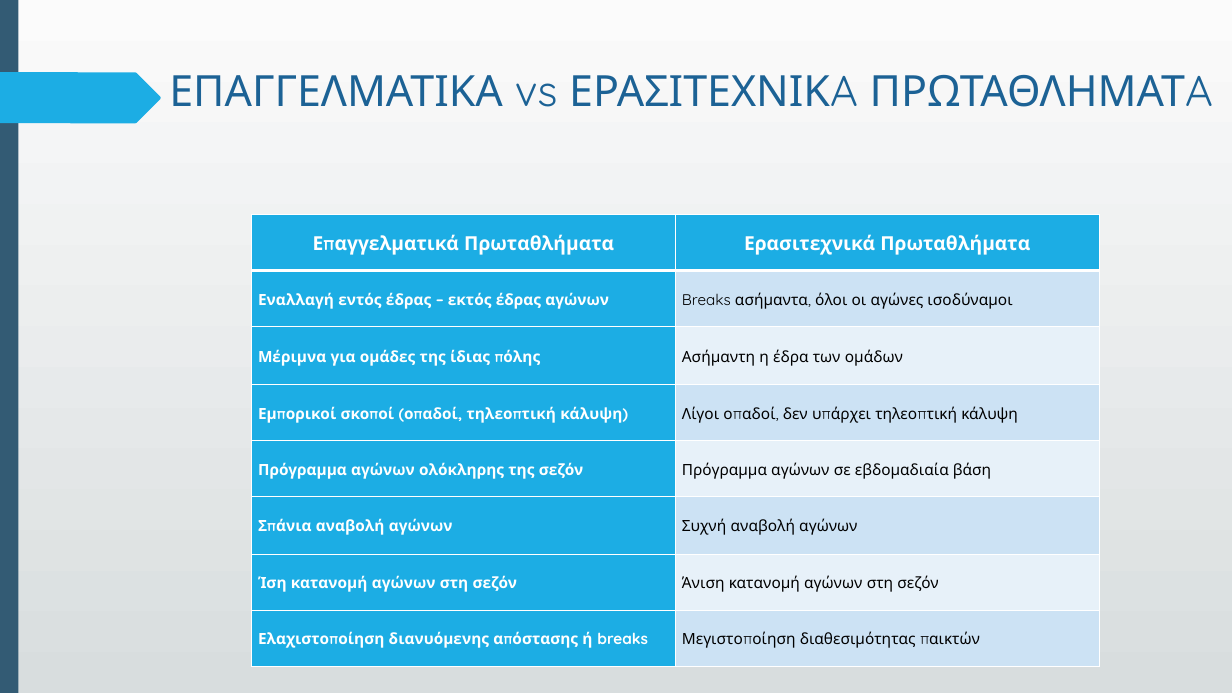
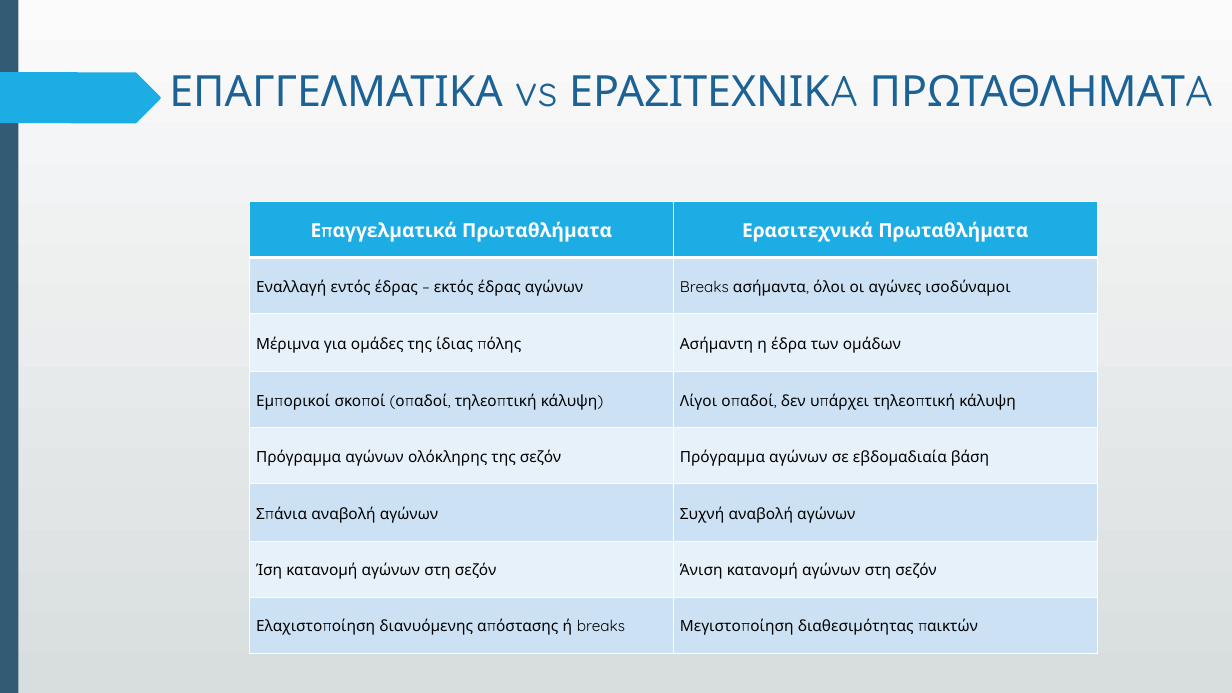
Before and after one commit to GeorgeTsialios/Sports-scheduling-for-amateur-leagues, a slide deck: slide 3 of Presentation.pptx. Drawn at 1232x693 pixels with LibreOffice and Linux fonts; fonts in the diff are those of the drawing. Boxes give left, top, right and bottom in pixels: in the first picture for what was removed or moved away, otherwise in the second. Text is boxed around its words. In the diff, an @@ line names an element or a change of style, - is before the commit and + after.

```diff
--- a/Presentation.pptx
+++ b/Presentation.pptx
@@ table at bbox=[250, 201, 1098, 653] @@
@@ fill #1CADE4 to #CDE3F5 in 4 cells @@
@@ fill #1CADE4 to #E8F1FA in 3 cells @@
@@ text colour #FFFFFF to #000000, bold off in "Εναλλαγή εντός έδρας – εκτός έδρας αγώνων", "Μέριμνα για ομάδες της ίδιας πόλης", "Εμπορικοί σκοποί (οπαδοί, τηλεοπτική κάλυψη)", "Πρόγραμμα αγώνων ολόκληρης της σεζόν" and 3 more places @@
@@ table: place and size @@
-table at bbox=[251, 214, 1100, 666]
+table at bbox=[250, 201, 1098, 653]
```
Also in this commit, not shown: 6 other slides changed, 2 other files.
